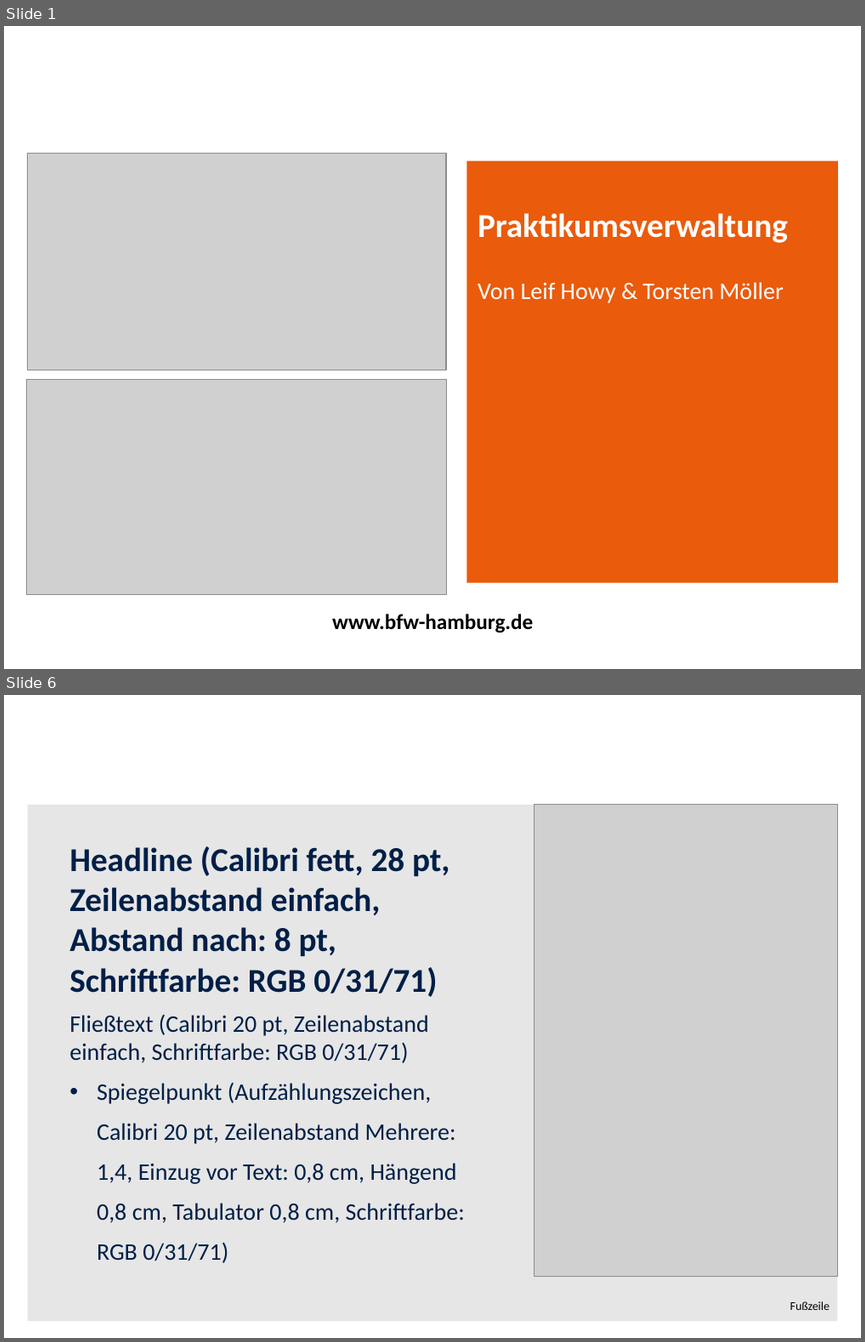
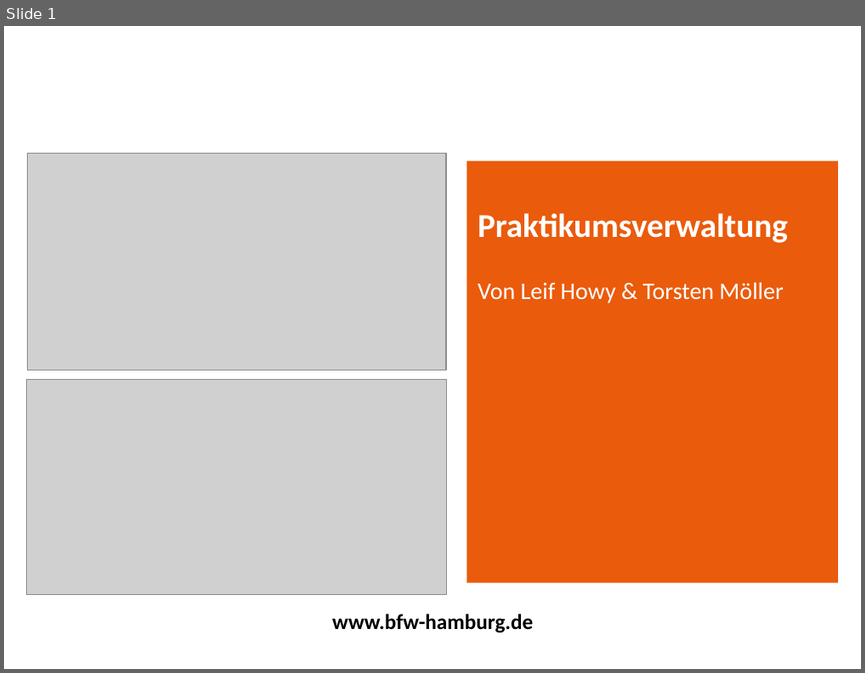
Before and after one commit to t-o-m-o/praktikumsverwaltung, a slide deck: documentation/Präsentation.pptx. Shown one above the other, each under a label of ours: slides 1 and 6 before the commit, slide 1 after it; the slides between them are not shown. The pictures are 865x1342 and 865x673 pixels, drawn with LibreOffice and Linux fonts; fonts in the diff are those of the drawing; grey boxes stand for pictures; background and template pictures are left out. Boxes give left, top, right and bottom in pixels: in the first picture for what was removed or moved away, otherwise in the second. Text is boxed around its words. In the diff, an @@ line names an element or a change of style, - is before the commit and + after.

```diff
--- a/documentation/Präsentation.pptx
+++ b/documentation/Präsentation.pptx
@@ slide 6 removed at box(4, 695, 861, 1338), background #FFFFFF @@
@@ rectangle removed at box(28, 805, 838, 1321) @@
@@ picture removed at box(534, 805, 837, 1276) @@
@@ text removed at box(69, 846, 465, 1263) @@
-Headline (Calibri fett, 28 pt, Zeilenabstand einfach, Abstand nach: 8 pt, Schriftfarbe: RGB 0/31/71)
-Fließtext (Calibri 20 pt, Zeilenabstand einfach, Schriftfarbe: RGB 0/31/71)
-• Spiegelpunkt (Aufzählungszeichen, Calibri 20 pt, Zeilenabstand Mehrere: 1,4, Einzug vor Text: 0,8 cm, Hängend 0,8 cm, Tabulator 0,8 cm, Schriftfarbe: RGB 0/31/71)
@@ text removed at box(790, 1301, 829, 1310) @@
-Fußzeile
```
Also in this commit, not shown: 2 slides changed, 2 slides added, 2 other slides removed, 3 other files.
